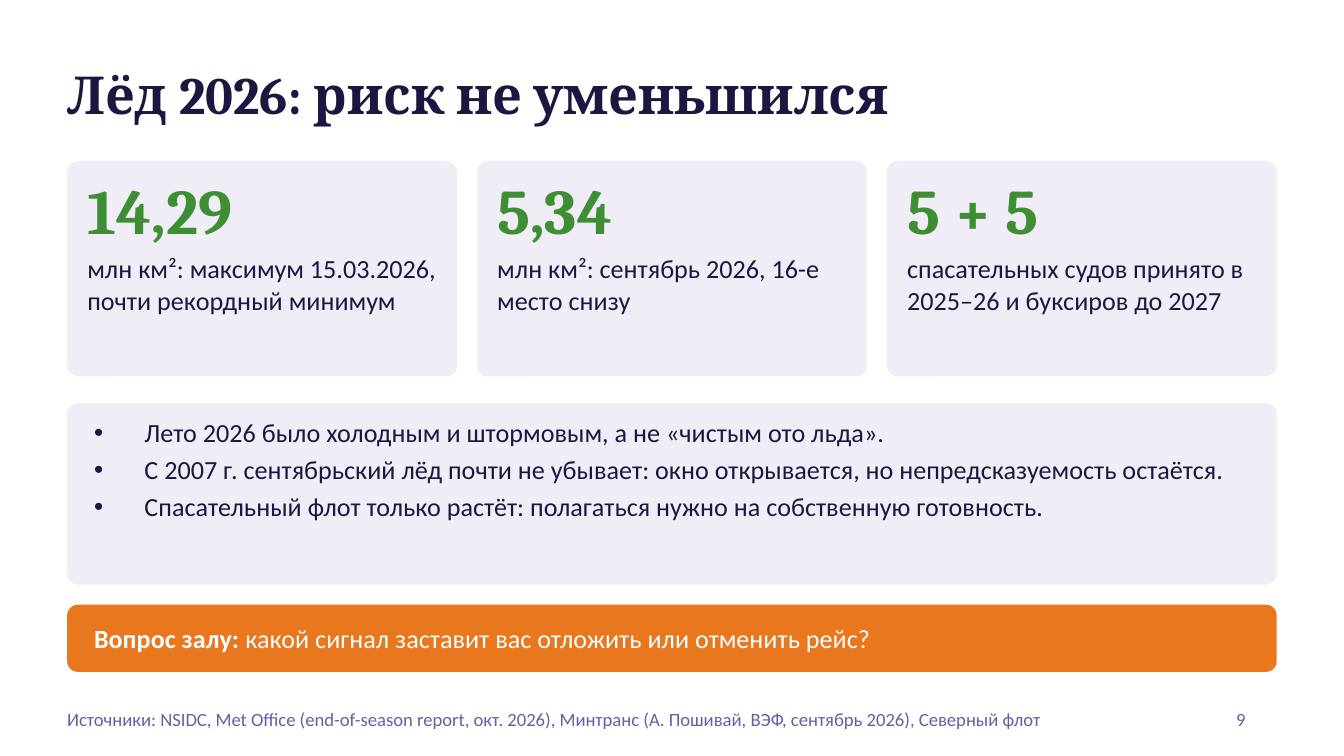
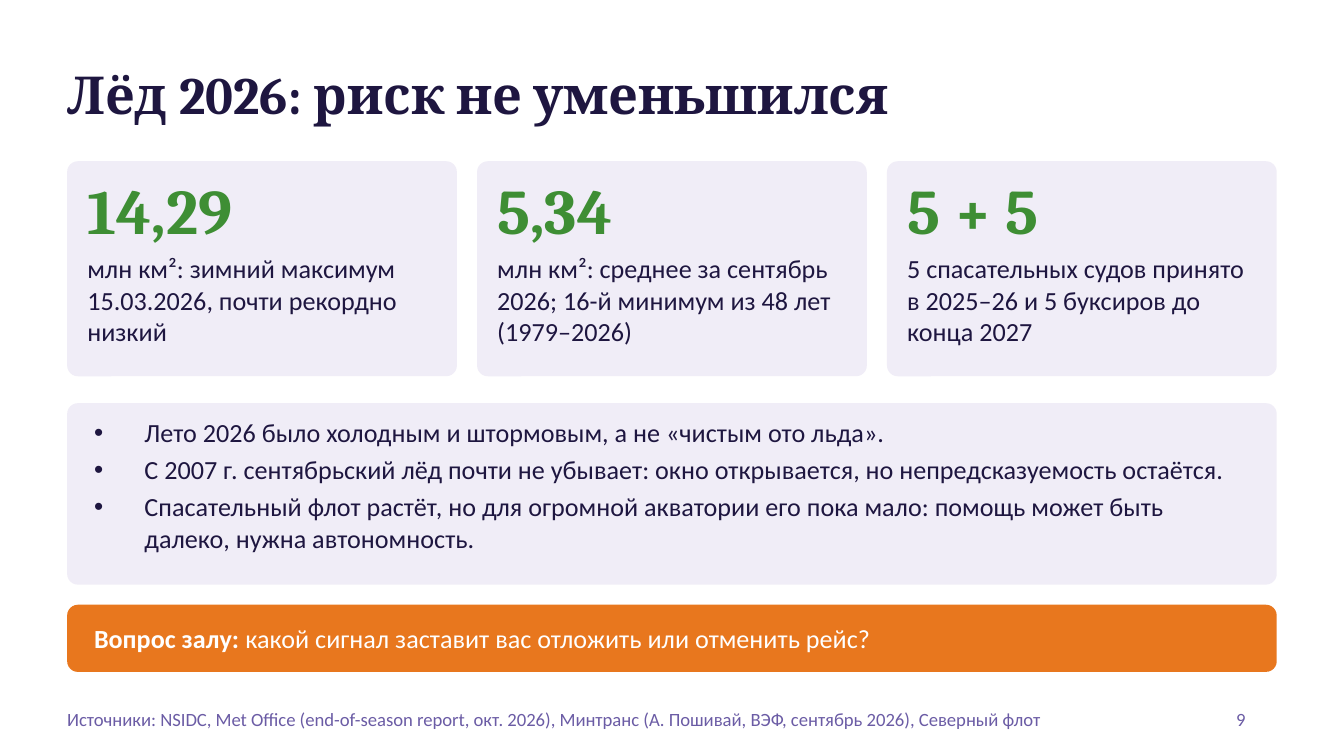
Before and after one commit to Mike-Pits/Arctic_presentation_2026_10_20, a slide deck: slide 9 of Arktika_dengi_i_bezopasnost.pptx. Drawn at 1344x756 pixels with LibreOffice and Linux fonts; fonts in the diff are those of the drawing; background and template pictures are left out. Boxes give left, top, right and bottom in pixels: in the first picture for what was removed or moved away, otherwise in the second. Text is boxed around its words. In the diff, an @@ line names an element or a change of style, - is before the commit and + after.

```diff
--- a/Arktika_dengi_i_bezopasnost.pptx
+++ b/Arktika_dengi_i_bezopasnost.pptx
@@ text at (x1=87, y1=258, x2=397, y2=341): text changed @@
-млн км²: максимум 15.03.2026, почти рекордный минимум
+млн км²: зимний максимум 15.03.2026, почти рекордно низкий
@@ text at (x1=497, y1=258, x2=830, y2=345): text changed @@
-млн км²: сентябрь 2026, 16-е место снизу
+млн км²: среднее за сентябрь 2026; 16-й минимум из 48 лет (1979–2026)
@@ text at (x1=907, y1=261, x2=1244, y2=346): text changed @@
-спасательных судов принято в 2025–26 и буксиров до 2027
+5 спасательных судов принято в 2025–26 и 5 буксиров до конца 2027
@@ text at (x1=144, y1=498, x2=1163, y2=553): text changed @@
-• Спасательный флот только растёт: полагаться нужно на собственную готовность.
+• Спасательный флот растёт, но для огромной акватории его пока мало: помощь может быть далеко, нужна автономность.
```
Also in this commit, not shown: 7 other slides changed, 3 other files.
